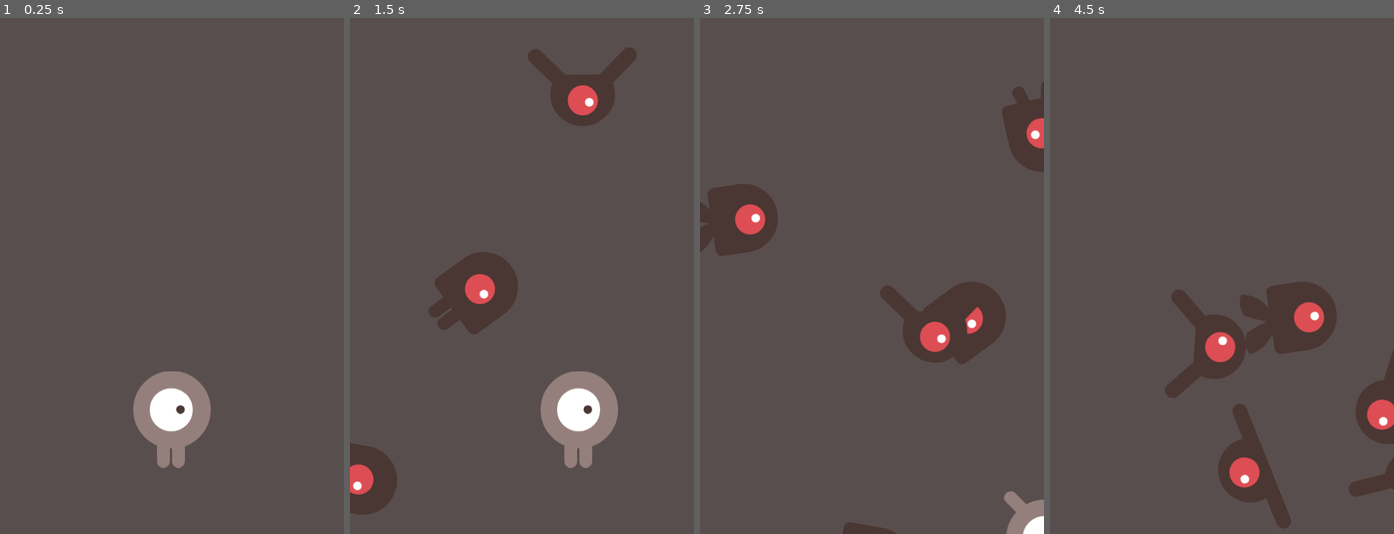
Above: before the commit, frames 1-4 (left to right).
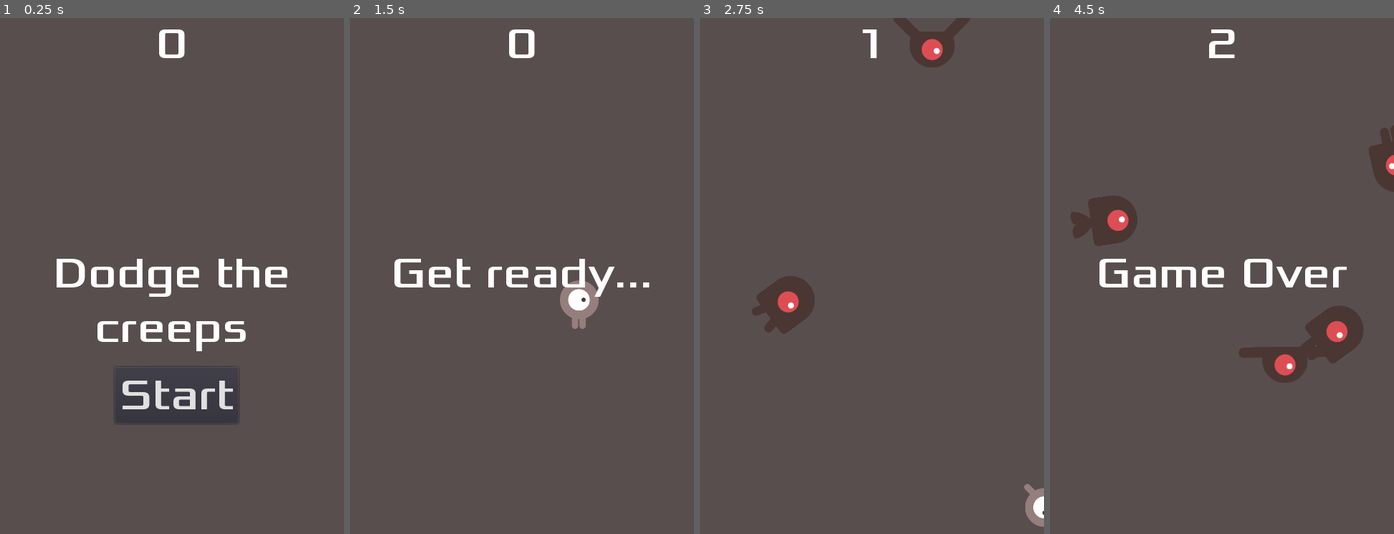
Above: after the commit, the same moments.

Repository: Millenium47/2d-dodge-the-creeps
Game: Godot game, scene res://Main.tscn
Same seed, same stepped clock (60 frames per second), same inputs: the game is played once before the commit and once after it. Before the commit the project has no main scene; this scene is started directly in both runs.
Inputs (mouse positions are in pixels of both pictures, inside the frame that each line leads up to):
- Up to frame 1 (0.25 s): no input
- Up to frame 2 (1.5 s): click (525, 394) at 0.5 s, where only the run after the commit has a clickable "Start"; hold Right (move_right) from 1.28 s (still down)
- Up to frame 3 (2.75 s): release Right (move_right) at 2.03 s; hold Down (move_down) from 2.03 s (still down)
- Up to frame 4 (4.5 s): release Down (move_down) at 2.78 s; hold Right (move_right) 2.78-3.53 s; hold Up (move_up) 3.53-4.28 s; hold Left (move_left) from 4.28 s (still down)

The runs differ from the first frame. In frame 1, 7.5% of the frame differs, in the area x 16-84%, y 2-88%; in frame 2, 11%; in frame 3, 11%; in frame 4, 13%, in the area x 6-100%, y 2-99%.

Commit message:
Added functionality to main

Diff:
--- a/HUD.gd
+++ b/HUD.gd
@@ -1 +1,27 @@
 extends CanvasLayer
+
+signal start_game
+
+func update_score(score):
+	$ScoreLabel.text = str(score)
+
+func show_message(text):
+	$MessageLabel.text = text
+	$MessageLabel.show()
+	$MessageTimer.start()
+
+func show_game_over():
+	show_message("Game Over")
+	yield($MessageTimer, "timeout")
+	$MessageLabel.text = "Dodge the Creeps"
+	$MessageLabel.show()
+	yield(get_tree().create_timer(1.0), "timeout")
+	$Button.show()
+
+func _on_Button_pressed():
+	$Button.hide()
+	emit_signal("start_game")
+
+
+func _on_MessageTimer_timeout():
+	$MessageLabel.hide()
--- a/HUD.tscn
+++ b/HUD.tscn
@@ -1,12 +1,14 @@
-[gd_scene load_steps=3 format=2]
+[gd_scene load_steps=4 format=2]
 
 [ext_resource path="res://fonts/xolonium-regular.ttf" type="DynamicFontData" id=1]
+[ext_resource path="res://HUD.gd" type="Script" id=2]
 
 [sub_resource type="DynamicFont" id=1]
 size = 60
 font_data = ExtResource( 1 )
 
 [node name="HUD" type="CanvasLayer"]
+script = ExtResource( 2 )
 
 [node name="ScoreLabel" type="Label" parent="."]
 anchor_left = 0.5
@@ -52,3 +54,10 @@
 __meta__ = {
 "_edit_use_anchors_": false
 }
+
+[node name="MessageTimer" type="Timer" parent="."]
+wait_time = 2.0
+one_shot = true
+
+[connection signal="pressed" from="Button" to="." method="_on_Button_pressed"]
+[connection signal="timeout" from="MessageTimer" to="." method="_on_MessageTimer_timeout"]
--- a/Main.gd
+++ b/Main.gd
@@ -2,8 +2,32 @@
 
 export (PackedScene) var enemy_scene
 
+var score = 0
+
 func _ready():
 	randomize()
+
+func new_game():
+	score = 0
+	$HUD.update_score(score)
+
+	get_tree().call_group("enemies", "queue_free")
+	$Player.start($PlayerStartPosition.position)
+
+	$SpawnDelayTimer.start()
+	$Music.play()
+	$HUD.show_message("Get ready...")
+
+	yield($SpawnDelayTimer, "timeout") # wait until signal
+	$ScoreTimer.start()
+	$EnemyTimer.start()
+
+func game_over():
+	$ScoreTimer.stop()
+	$EnemyTimer.stop()
+	$HUD.show_game_over()
+	$Music.stop()
+	$GameOverSound.play()
 
 func _on_EnemyTimer_timeout():
 	var enemy_spawn_location = $EnemyPath/EnemySpawnLocation
@@ -20,3 +44,8 @@
 
 	var velocity = Vector2(rand_range(enemy.min_speed, enemy.max_speed), 0)
 	enemy.linear_velocity = velocity.rotated(direction)
+
+
+func _on_ScoreTimer_timeout():
+	score += 1
+	$HUD.update_score(score)
--- a/Main.tscn
+++ b/Main.tscn
@@ -1,8 +1,11 @@
-[gd_scene load_steps=5 format=2]
+[gd_scene load_steps=8 format=2]
 
 [ext_resource path="res://Main.gd" type="Script" id=1]
 [ext_resource path="res://actors/Enemy.tscn" type="PackedScene" id=2]
 [ext_resource path="res://actors/Player.tscn" type="PackedScene" id=3]
+[ext_resource path="res://HUD.tscn" type="PackedScene" id=4]
+[ext_resource path="res://art/house-in-a-forest-loop.ogg" type="AudioStream" id=5]
+[ext_resource path="res://art/game-over.wav" type="AudioStream" id=6]
 
 [sub_resource type="Curve2D" id=1]
 _data = {
@@ -28,9 +31,27 @@
 
 [node name="EnemyTimer" type="Timer" parent="."]
 wait_time = 0.5
-autostart = true
 
 [node name="Player" parent="." instance=ExtResource( 3 )]
-position = Vector2( 240, 560 )
+position = Vector2( -320, 46 )
+
+[node name="HUD" parent="." instance=ExtResource( 4 )]
+
+[node name="ScoreTimer" type="Timer" parent="."]
+
+[node name="SpawnDelayTimer" type="Timer" parent="."]
+one_shot = true
+
+[node name="PlayerStartPosition" type="Position2D" parent="."]
+position = Vector2( 240, 400 )
+
+[node name="Music" type="AudioStreamPlayer" parent="."]
+stream = ExtResource( 5 )
+
+[node name="GameOverSound" type="AudioStreamPlayer" parent="."]
+stream = ExtResource( 6 )
 
 [connection signal="timeout" from="EnemyTimer" to="." method="_on_EnemyTimer_timeout"]
+[connection signal="hit" from="Player" to="." method="game_over"]
+[connection signal="start_game" from="HUD" to="." method="new_game"]
+[connection signal="timeout" from="ScoreTimer" to="." method="_on_ScoreTimer_timeout"]
--- a/actors/Enemy.tscn
+++ b/actors/Enemy.tscn
@@ -10,9 +10,9 @@
 
 [sub_resource type="SpriteFrames" id=1]
 animations = [ {
-"frames": [ ExtResource( 5 ), ExtResource( 6 ) ],
+"frames": [ ExtResource( 3 ), ExtResource( 4 ) ],
 "loop": true,
-"name": "walk",
+"name": "swim",
 "speed": 5.0
 }, {
 "frames": [ ExtResource( 1 ), ExtResource( 2 ) ],
@@ -20,21 +20,22 @@
 "name": "fly",
 "speed": 5.0
 }, {
-"frames": [ ExtResource( 3 ), ExtResource( 4 ) ],
+"frames": [ ExtResource( 5 ), ExtResource( 6 ) ],
 "loop": true,
-"name": "swim",
+"name": "walk",
 "speed": 5.0
 } ]
 
 [sub_resource type="CapsuleShape2D" id=2]
-radius = 48.0
-height = 36.0
+radius = 40.0
+height = 12.0
 
 [node name="Enemy" type="RigidBody2D" groups=["enemies"]]
 collision_mask = 0
 script = ExtResource( 7 )
 
 [node name="AnimatedSprite" type="AnimatedSprite" parent="."]
+scale = Vector2( 0.7, 0.7 )
 frames = SubResource( 1 )
 animation = "walk"
 
--- a/actors/Player.gd
+++ b/actors/Player.gd
@@ -10,6 +10,7 @@
 
 func _ready():
 	screen_size = get_viewport_rect().size
+	hide()
 
 func _process(delta):
 	position += _get_direction() * speed * delta
@@ -37,7 +38,7 @@
 
 	return direction
 
-func _start(new_position):
+func start(new_position):
 	position = new_position
 	show()
 	$CollisionShape2D.disabled = false
--- a/actors/Player.tscn
+++ b/actors/Player.tscn
@@ -20,12 +20,13 @@
 } ]
 
 [sub_resource type="CapsuleShape2D" id=2]
-radius = 58.0
+radius = 25.0
 
 [node name="Player" type="Area2D"]
 script = ExtResource( 1 )
 
 [node name="AnimatedSprite" type="AnimatedSprite" parent="."]
+scale = Vector2( 0.5, 0.5 )
 frames = SubResource( 1 )
 animation = "right"
 
--- a/project.godot
+++ b/project.godot
@@ -14,6 +14,7 @@
 config/description="A 2D game where you dodge little aliens.
 
 This is the starter project for the video version of the tutorial published on the GDQuest YouTube channel."
+run/main_scene="res://Main.tscn"
 config/icon="res://icon.png"
 
 [display]
